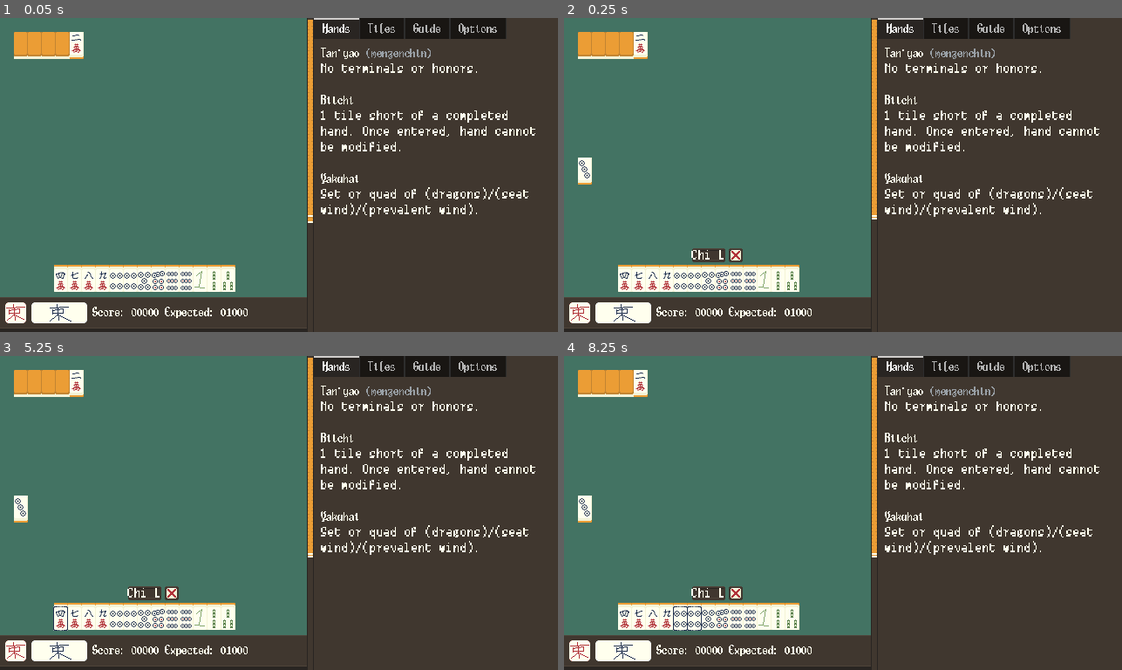
Above: before the commit, frames 1-4 (two rows, left to right).
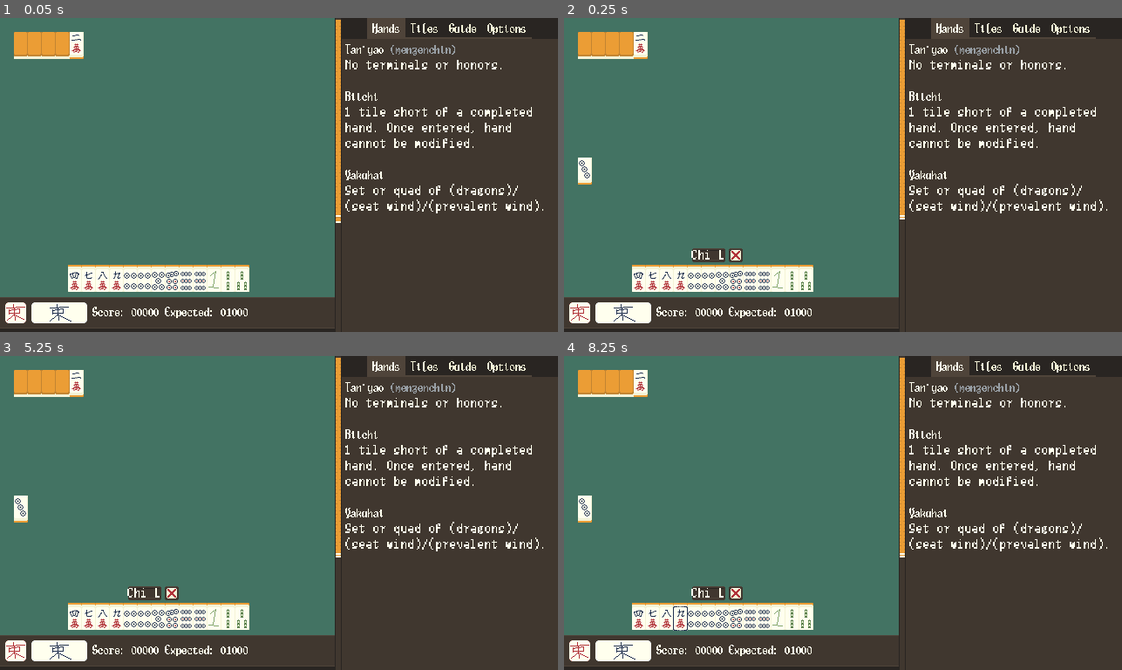
Above: after the commit, the same moments.

Repository: nanahyakuman/ultimahjong
Game: Godot game, scene res://root.tscn
Two runs of this game, one before a commit and one after it. Both use one fixed random seed, a clock stepped at 60 frames per second and the inputs below.
Inputs (mouse positions are in pixels of both pictures, inside the frame that each line leads up to):
- Up to frame 1 (0.05 s): no input
- Up to frame 2 (0.25 s): no input
- Up to frame 3 (5.25 s): tap Enter at 0.5, 2, 3.5 s; drag from (22, 384) to (334, 443) at 0.52 s; tap Space at 1.25, 2.75, 4.25 s; drag from (33, 384) to (251, 575) at 1.27 s; move the mouse to (50, 384) at 2.02 s; click (50, 384) at 2.17 s; drag from (61, 384) to (111, 465) at 2.77 s; drag from (78, 384) to (306, 513) at 3.52 s; drag from (22, 509) to (195, 434) at 4.27 s; move the mouse to (61, 619) at 5.02 s; click (61, 619) at 5.17 s
- Up to frame 4 (8.25 s): drag from (636, 619) to (731, 528) at 5.77 s; drag from (653, 619) to (898, 443) at 6.52 s; drag from (664, 619) to (815, 575) at 7.27 s; move the mouse to (681, 619) at 8.02 s; click (681, 619) at 8.17 s

The runs differ from the first frame. In frame 1, 9.6% of the frame differs, in the area x 9-98%, y 0-99%; in frame 2, 9.5%; in frame 3, 9.6%; in frame 4, 9.6%.

Commit message:
theme wrangling

Diff:
--- /dev/null
+++ b/Grouping.gd
@@ -0,0 +1,10 @@
+extends Node
+class_name Grouping
+
+enum {NONE, PAIR, SET, RUN}
+var type = NONE
+var tiles = []
+
+func _init(typ: int, ts: Array):
+	type = typ
+	tiles = ts
--- a/MahjongManager.gd
+++ b/MahjongManager.gd
@@ -9,17 +9,18 @@
 var OPPONENT_DISCARDS = 3
 var DEFAULT_KAN_SIZE = 5
 
-var wall = []
-var hand = []
+var wall = [] # of `MTile`s
+var hand = [] # of `MTile`s
+var called_hand = [] # of `grouping`s
 var tsumo
-var discard = []
-var opp_discard = []
+var discard = [] # of `MTile`s
+var opp_discard = [] # of `MTile`s
 var kan_dora = []
 var ura_dora = []
 
-enum WINDS {EAST, SOUTH, WEST, NORTH}
-var prevalent_wind = WINDS.EAST
-var SEAT = WINDS.EAST
+#enum WINDS {EAST, SOUTH, WEST, NORTH}
+#var prevalent_wind = WINDS.EAST
+#var SEAT = WINDS.EAST
 
 enum {STATE_ACTIONABLE, STATE_ANIMATING, STATE_CALLS}
 var state = STATE_ACTIONABLE
@@ -159,6 +160,14 @@
 func call_graphic_clicked(bitmask: int):
 	state = STATE_ANIMATING
 
+# right click to close call menu
+func _input(event):
+	if state == STATE_CALLS:
+		if event is InputEventMouseButton:
+			if event.button_index == MOUSE_BUTTON_RIGHT and event.pressed:
+				call_graphic_clicked(CALL_BITMASK.NONE)
+				gui_manager.enable_calls(0)
+
 
 #  for physical buttons. note only tiles we define as
 # `clickable` can even be clicked, and since this is only
--- a/TileGraphic.gd
+++ b/TileGraphic.gd
@@ -64,8 +64,8 @@
 				emit_signal("tile_graphic_clicked", tile)
 				#TileGraphicKnower.highlight_matching_tiles(tile, true)
 
-			if event.button_index == MOUSE_BUTTON_RIGHT and event.pressed:
-				print(tile.get_id())
+#			if event.button_index == MOUSE_BUTTON_RIGHT and event.pressed:
+#				print(tile.get_id())
 
 
 
--- a/root.tscn
+++ b/root.tscn
@@ -24,7 +24,7 @@
 [sub_resource type="GDScript" id="GDScript_rrbm3"]
 script/source = "extends Control
 
-const SIZE = 20
+const SIZE = 22
 
 @export var tile_tex: Texture2D
 @export var tile_graphic: PackedScene
@@ -112,7 +112,7 @@
 theme_override_constants/separation = 0
 
 [node name="GameRoot" type="Control" parent="HBoxContainer"]
-custom_minimum_size = Vector2(352, 352)
+custom_minimum_size = Vector2(384, 352)
 layout_mode = 2
 
 [node name="BG" type="NinePatchRect" parent="HBoxContainer/GameRoot"]
@@ -280,13 +280,13 @@
 alignment = 1
 script = ExtResource("11_oemle")
 
-[node name="ChiL" type="TextureRect" parent="HBoxContainer/GameRoot/GUIManager/Calls"]
+[node name="ChiR" type="TextureRect" parent="HBoxContainer/GameRoot/GUIManager/Calls"]
 layout_mode = 2
 texture = ExtResource("8_4d1ju")
 script = ExtResource("13_wfhtv")
-bitmask = 4
-
-[node name="RichTextLabel" type="RichTextLabel" parent="HBoxContainer/GameRoot/GUIManager/Calls/ChiL"]
+bitmask = 1
+
+[node name="RichTextLabel" type="RichTextLabel" parent="HBoxContainer/GameRoot/GUIManager/Calls/ChiR"]
 layout_mode = 1
 anchors_preset = 8
 anchor_left = 0.5
@@ -301,7 +301,7 @@
 grow_vertical = 2
 mouse_filter = 1
 bbcode_enabled = true
-text = "Chi L"
+text = "Chi R"
 fit_content = true
 autowrap_mode = 0
 
@@ -330,13 +330,13 @@
 fit_content = true
 autowrap_mode = 0
 
-[node name="ChiR" type="TextureRect" parent="HBoxContainer/GameRoot/GUIManager/Calls"]
+[node name="ChiL" type="TextureRect" parent="HBoxContainer/GameRoot/GUIManager/Calls"]
 layout_mode = 2
 texture = ExtResource("8_4d1ju")
 script = ExtResource("13_wfhtv")
-bitmask = 1
-
-[node name="RichTextLabel" type="RichTextLabel" parent="HBoxContainer/GameRoot/GUIManager/Calls/ChiR"]
+bitmask = 4
+
+[node name="RichTextLabel" type="RichTextLabel" parent="HBoxContainer/GameRoot/GUIManager/Calls/ChiL"]
 layout_mode = 1
 anchors_preset = 8
 anchor_left = 0.5
@@ -351,7 +351,7 @@
 grow_vertical = 2
 mouse_filter = 1
 bbcode_enabled = true
-text = "Chi R"
+text = "Chi L"
 fit_content = true
 autowrap_mode = 0
 
@@ -500,8 +500,10 @@
 anchor_bottom = 1.0
 grow_horizontal = 2
 grow_vertical = 2
+tab_alignment = 1
 
 [node name="Hands" type="TabBar" parent="HBoxContainer/Sidebar/TabContainer"]
+visible = false
 layout_mode = 2
 
 [node name="RichTextLabel" type="RichTextLabel" parent="HBoxContainer/Sidebar/TabContainer/Hands"]
@@ -611,7 +613,6 @@
 fit_content = true
 
 [node name="Guide" type="TabBar" parent="HBoxContainer/Sidebar/TabContainer"]
-visible = false
 layout_mode = 2
 
 [node name="TabContainer" type="TabContainer" parent="HBoxContainer/Sidebar/TabContainer/Guide"]
@@ -619,10 +620,6 @@
 anchors_preset = 15
 anchor_right = 1.0
 anchor_bottom = 1.0
-offset_left = -4.0
-offset_top = -4.0
-offset_right = 4.0
-offset_bottom = 8.0
 grow_horizontal = 2
 grow_vertical = 2
 
--- a/theme.tres
+++ b/theme.tres
@@ -1,17 +1,44 @@
-[gd_resource type="Theme" load_steps=8 format=3 uid="uid://bgwfxm5udtx2c"]
+[gd_resource type="Theme" load_steps=16 format=3 uid="uid://bgwfxm5udtx2c"]
 
 [ext_resource type="FontFile" uid="uid://ceoffh0u2ix47" path="res://text/font/Body.png" id="1_0s3pa"]
 [ext_resource type="FontFile" uid="uid://dvb1ofv411u8h" path="res://text/font/Title.png" id="2_2v4im"]
 [ext_resource type="FontFile" uid="uid://dmoumxbcf3gn" path="res://text/font/Body2.png" id="3_e0qua"]
+[ext_resource type="Texture2D" uid="uid://b5liq6i15i6gh" path="res://image/scrollbar.png" id="4_30idf"]
 
 [sub_resource type="StyleBoxFlat" id="StyleBoxFlat_1de0v"]
 bg_color = Color(0.25098, 0.215686, 0.184314, 1)
 
 [sub_resource type="StyleBoxEmpty" id="StyleBoxEmpty_bfkfa"]
-content_margin_left = 8.0
-content_margin_top = 8.0
-content_margin_right = 8.0
-content_margin_bottom = 8.0
+content_margin_left = 4.0
+content_margin_top = 4.0
+content_margin_right = 4.0
+content_margin_bottom = 4.0
+
+[sub_resource type="StyleBoxFlat" id="StyleBoxFlat_8vjpu"]
+content_margin_left = 6.0
+content_margin_top = 2.0
+content_margin_right = 6.0
+content_margin_bottom = 2.0
+bg_color = Color(0.309804, 0.266667, 0.227451, 1)
+corner_detail = 1
+anti_aliasing = false
+
+[sub_resource type="StyleBoxFlat" id="StyleBoxFlat_cowft"]
+content_margin_left = 6.0
+content_margin_top = 2.0
+content_margin_right = 6.0
+content_margin_bottom = 2.0
+bg_color = Color(0.160784, 0.145098, 0.133333, 1)
+border_width_bottom = 2
+border_color = Color(0.309804, 0.266667, 0.227451, 1)
+corner_detail = 1
+anti_aliasing = false
+
+[sub_resource type="StyleBoxFlat" id="StyleBoxFlat_5sxb1"]
+bg_color = Color(0.160784, 0.145098, 0.133333, 1)
+border_color = Color(0.309804, 0.266667, 0.227451, 1)
+corner_detail = 1
+anti_aliasing = false
 
 [sub_resource type="StyleBoxEmpty" id="StyleBoxEmpty_7526h"]
 
@@ -20,6 +47,28 @@
 content_margin_top = 16.0
 content_margin_right = 16.0
 content_margin_bottom = 16.0
+
+[sub_resource type="StyleBoxTexture" id="StyleBoxTexture_1aysx"]
+texture = ExtResource("4_30idf")
+texture_margin_top = 27.0
+texture_margin_bottom = 4.0
+axis_stretch_vertical = 1
+
+[sub_resource type="StyleBoxTexture" id="StyleBoxTexture_ca302"]
+texture = ExtResource("4_30idf")
+texture_margin_top = 27.0
+texture_margin_bottom = 4.0
+axis_stretch_vertical = 1
+
+[sub_resource type="StyleBoxTexture" id="StyleBoxTexture_3ryfc"]
+texture = ExtResource("4_30idf")
+texture_margin_top = 27.0
+texture_margin_bottom = 4.0
+axis_stretch_vertical = 1
+
+[sub_resource type="StyleBoxEmpty" id="StyleBoxEmpty_iuex7"]
+content_margin_left = 4.0
+content_margin_right = 4.0
 
 [resource]
 default_font = ExtResource("3_e0qua")
@@ -34,9 +83,18 @@
 TabBar/colors/font_selected_color = Color(1, 1, 0.933333, 1)
 TabBar/colors/font_unselected_color = Color(0.956863, 0.952941, 0.843137, 1)
 TabBar/fonts/font = ExtResource("2_2v4im")
+TabContainer/colors/font_selected_color = Color(1, 1, 0.933333, 1)
+TabContainer/colors/font_unselected_color = Color(0.956863, 0.952941, 0.843137, 1)
 TabContainer/constants/side_margin = 0
 TabContainer/fonts/font = ExtResource("2_2v4im")
 TabContainer/styles/panel = SubResource("StyleBoxEmpty_bfkfa")
+TabContainer/styles/tab_selected = SubResource("StyleBoxFlat_8vjpu")
+TabContainer/styles/tab_unselected = SubResource("StyleBoxFlat_cowft")
+TabContainer/styles/tabbar_background = SubResource("StyleBoxFlat_5sxb1")
 TextEdit/colors/font_readonly_color = Color(1, 1, 1, 1)
 TextEdit/styles/normal = SubResource("StyleBoxEmpty_7526h")
 TextEdit/styles/read_only = SubResource("StyleBoxEmpty_2p5o7")
+VScrollBar/styles/grabber = SubResource("StyleBoxTexture_1aysx")
+VScrollBar/styles/grabber_highlight = SubResource("StyleBoxTexture_ca302")
+VScrollBar/styles/grabber_pressed = SubResource("StyleBoxTexture_3ryfc")
+VScrollBar/styles/scroll = SubResource("StyleBoxEmpty_iuex7")
--- a/yaku/YakuChecker.gd
+++ b/yaku/YakuChecker.gd
@@ -4,14 +4,6 @@
 var YAKU = {
 	"Ready": [1, "To enter ready hand, hand must be closed and 1 tile from completion. Once entered, hand cannot be modified."]
 }
-
-enum {NONE, PAIR, SET, RUN}
-class Grouping:
-	var type = NONE
-	var tiles = []
-	func _init(typ: int, ts: Array):
-		type = typ
-		tiles = ts
 
 func _ready():
 #	var singlets = [MTile.new(1, 1), MTile.new(1, 3), MTile.new(1, 5), MTile.new(1, 7)]
@@ -72,9 +64,9 @@
 	var setruns = 0
 	var pairs = 0
 	for g in groupings:
-		if g.type == SET or g.type == RUN:
+		if g.type == Grouping.SET or g.type == Grouping.RUN:
 			setruns += 1
-		if g.type == PAIR:
+		if g.type == Grouping.PAIR:
 			pairs += 1
 
 	return (setruns >= 4) and (pairs >= 1)
@@ -88,7 +80,7 @@
 
 	if remaining_hand.size() == 2:
 		if remaining_hand[0].get_id() == remaining_hand[1].get_id():
-			return [Grouping.new(PAIR, remaining_hand)]
+			return [Grouping.new(Grouping.PAIR, remaining_hand)]
 
 	for t in remaining_hand:
 		for type_index in 2:
@@ -105,7 +97,7 @@
 				var recurse = get_maximal_groupings(theoretically_mananged_tiles)
 				if recurse.size() + 1 >= maximal_groupings.size():
 					maximal_groupings = recurse.duplicate()
-					var type = RUN if type_index == 0 else SET
+					var type = Grouping.RUN if type_index == 0 else Grouping.SET
 					maximal_groupings.append(Grouping.new(type, group))
 
 	return maximal_groupings
Binary file added: image/scrollbar.png
Not shown, added: image/scrollbar.png.import
Binary file changed: image/tiles.png
Binary file changed: text/font/Body2.png
Not shown, changed: todo.txt
